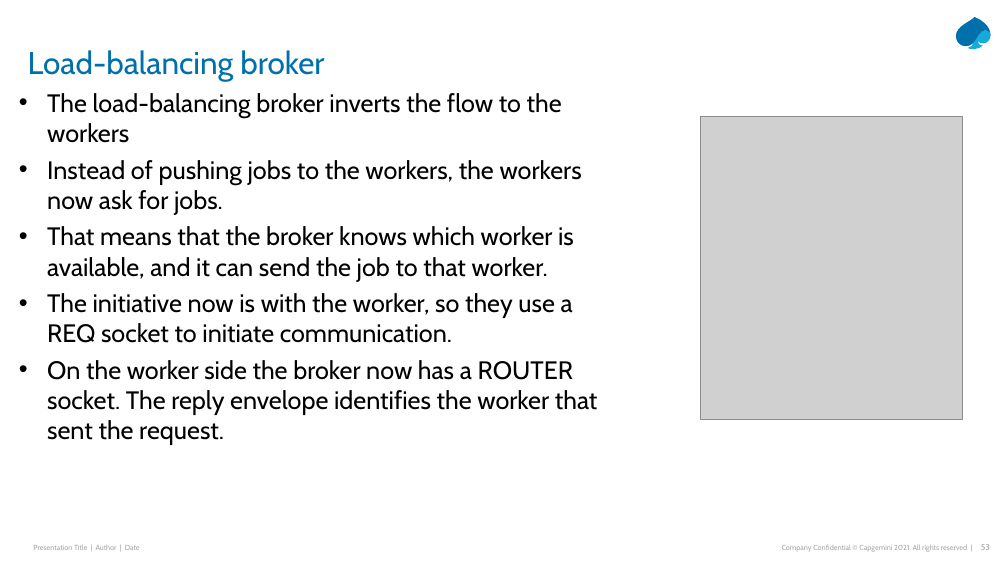
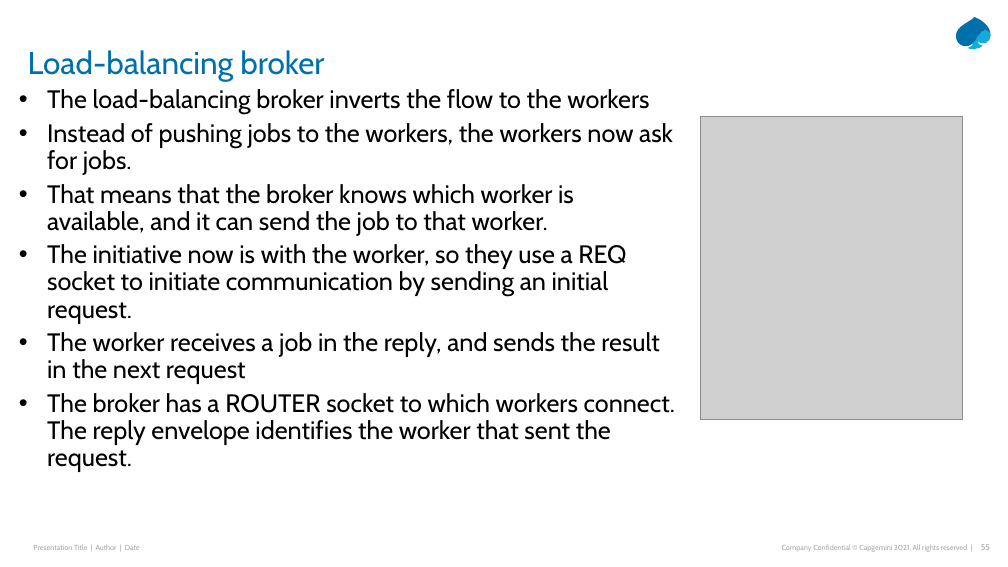
Before and after one commit to Python-Masterclass/Networking, a slide deck: slide 55 of Masterclass-7-Networking.pptx (slide 53 before the commit). Drawn at 1008x567 pixels with LibreOffice and Linux fonts; fonts in the diff are those of the drawing; grey boxes stand for pictures. Boxes give left, top, right and bottom in pixels: in the first picture for what was removed or moved away, otherwise in the second. Text is boxed around its words. In the diff, an @@ line names an element or a change of style, - is before the commit and + after.

Commit message:
Updated presentation

```diff
--- a/Masterclass-7-Networking.pptx
+++ b/Masterclass-7-Networking.pptx
@@ text at <box>47,89,673,236</box>: line spacing 1 to 0.9 @@
@@ text at <box>47,244,675,472</box>: text changed @@
-• The initiative now is with the worker, so they use a REQ socket to initiate communication.
-• On the worker side the broker now has a ROUTER socket. The reply envelope identifies the worker that sent the request.
+• The initiative now is with the worker, so they use a REQ socket to initiate communication by sending an initial request.
+• The worker receives a job in the reply, and sends the result in the next request
+• The broker has a ROUTER socket to which workers connect. The reply envelope identifies the worker that sent the request.
```
Also in this commit, not shown: 11 other slides changed, 2 slides added.
